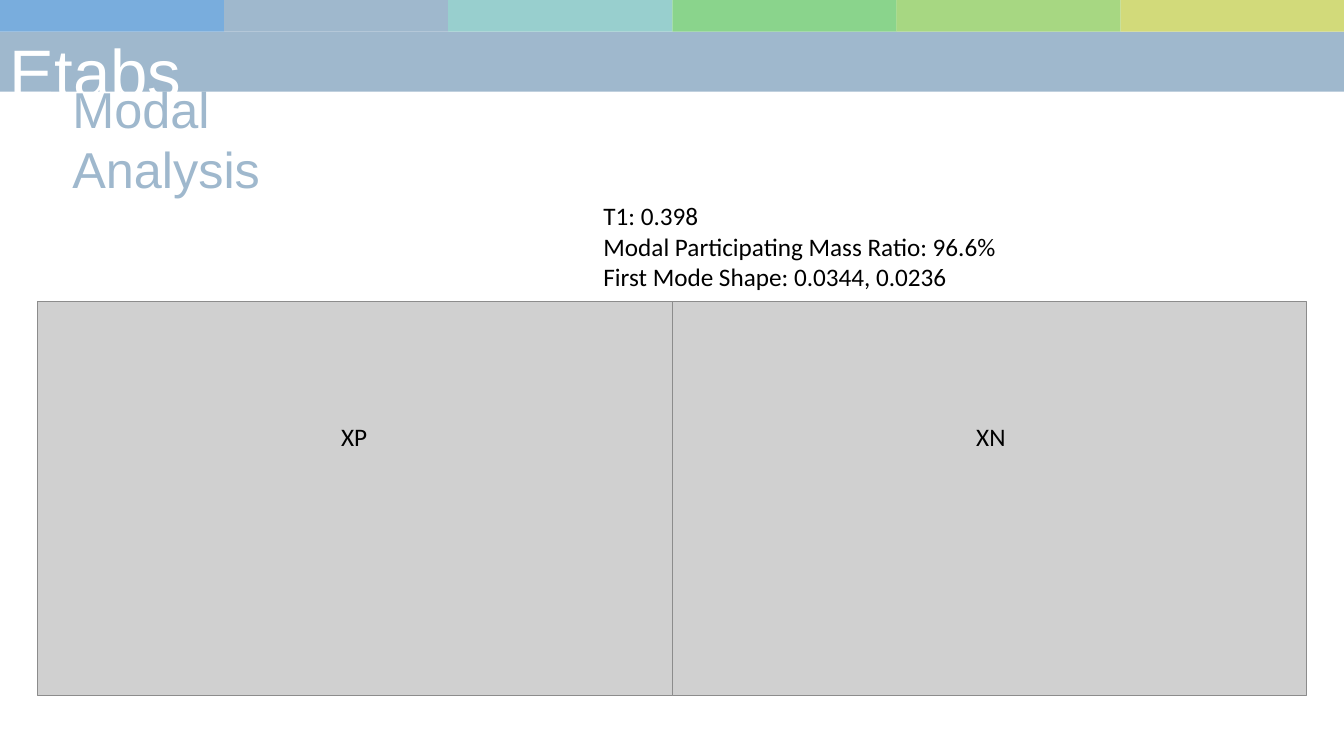
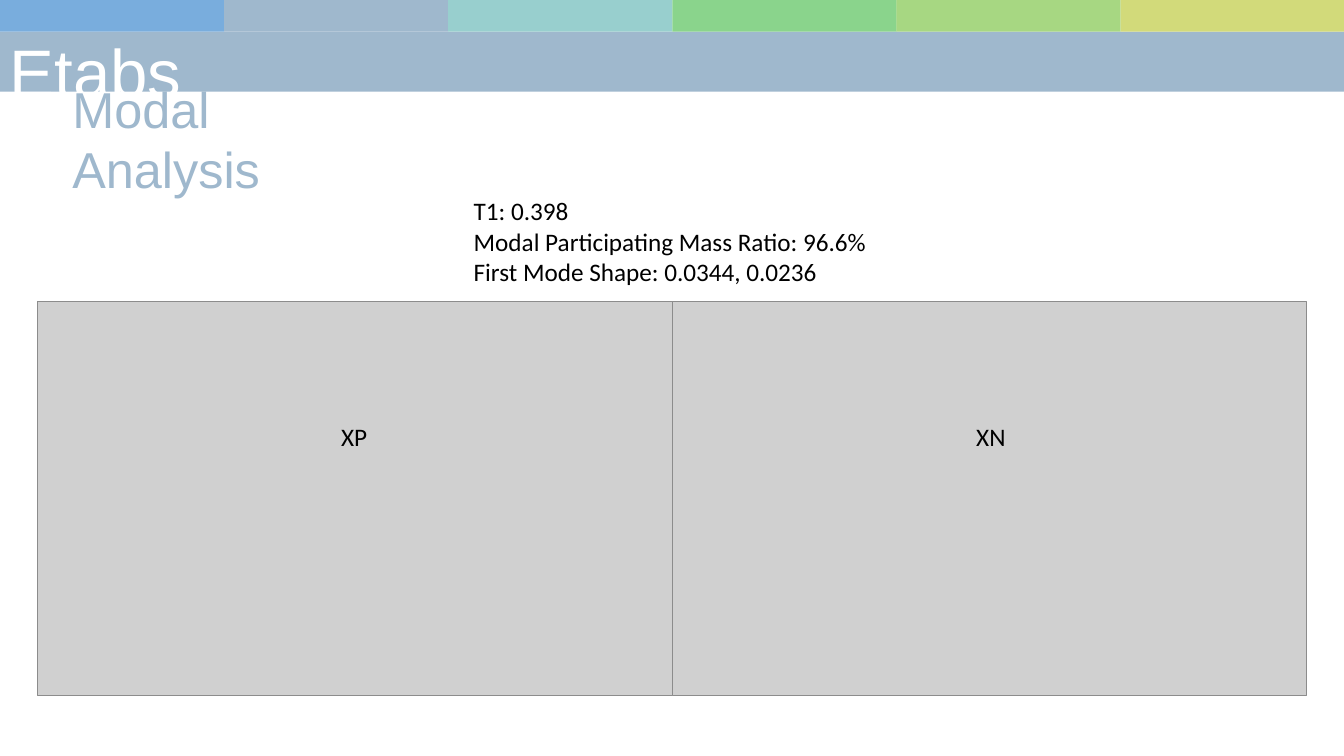
Before and after one commit to skyran1278/matlab, a slide deck: slide 14 of 10-pa/project/20190102.pptx. Drawn at 1344x756 pixels with LibreOffice and Linux fonts; fonts in the diff are those of the drawing; grey boxes stand for pictures. Boxes give left, top, right and bottom in pixels: in the first picture for what was removed or moved away, otherwise in the second. Text is boxed around its words. In the diff, an @@ line names an element or a change of style, - is before the commit and + after.

```diff
--- a/10-pa/project/20190102.pptx
+++ b/10-pa/project/20190102.pptx
@@ text "T1: 0.398": place and size @@
-text "T1: 0.398" at <box>603,207,996,290</box>
+text "T1: 0.398" at <box>474,202,866,285</box>
```
Also in this commit, not shown: 10 other slides changed, 5 slides added, 2 slides removed, 5 other files.
